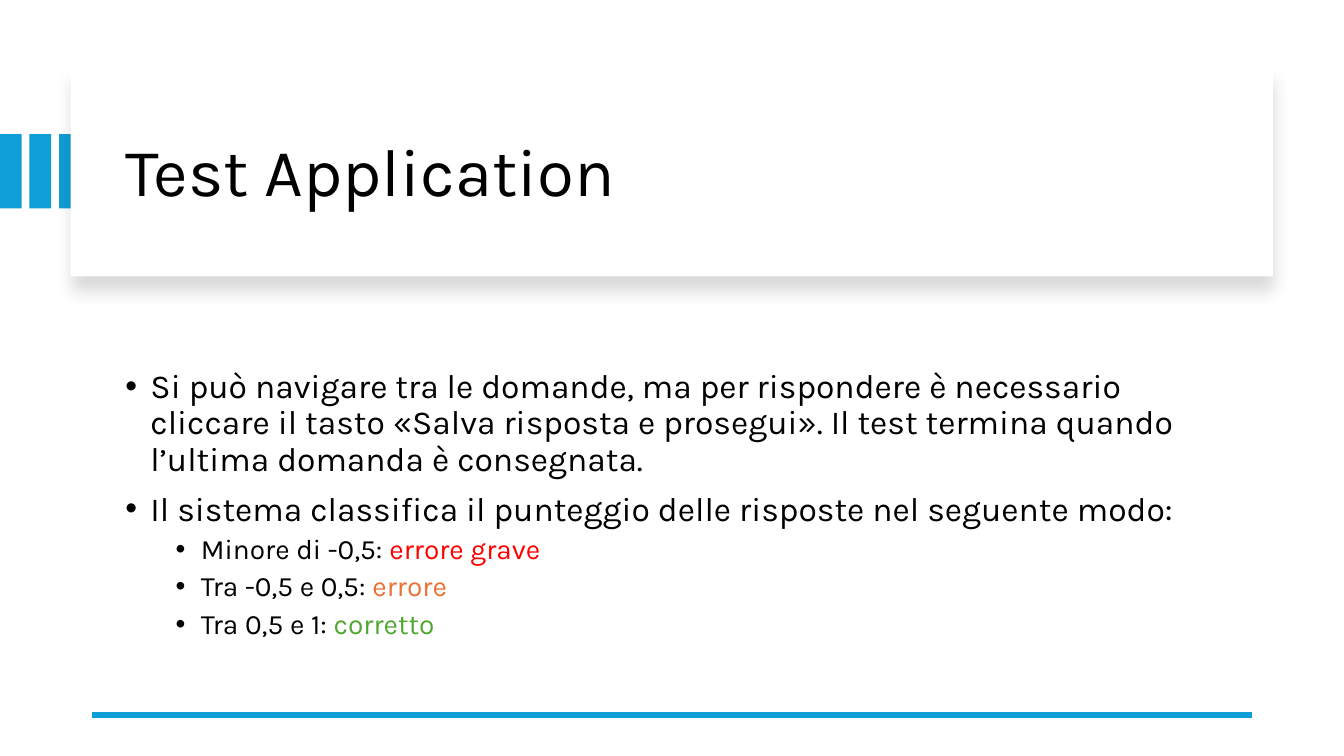
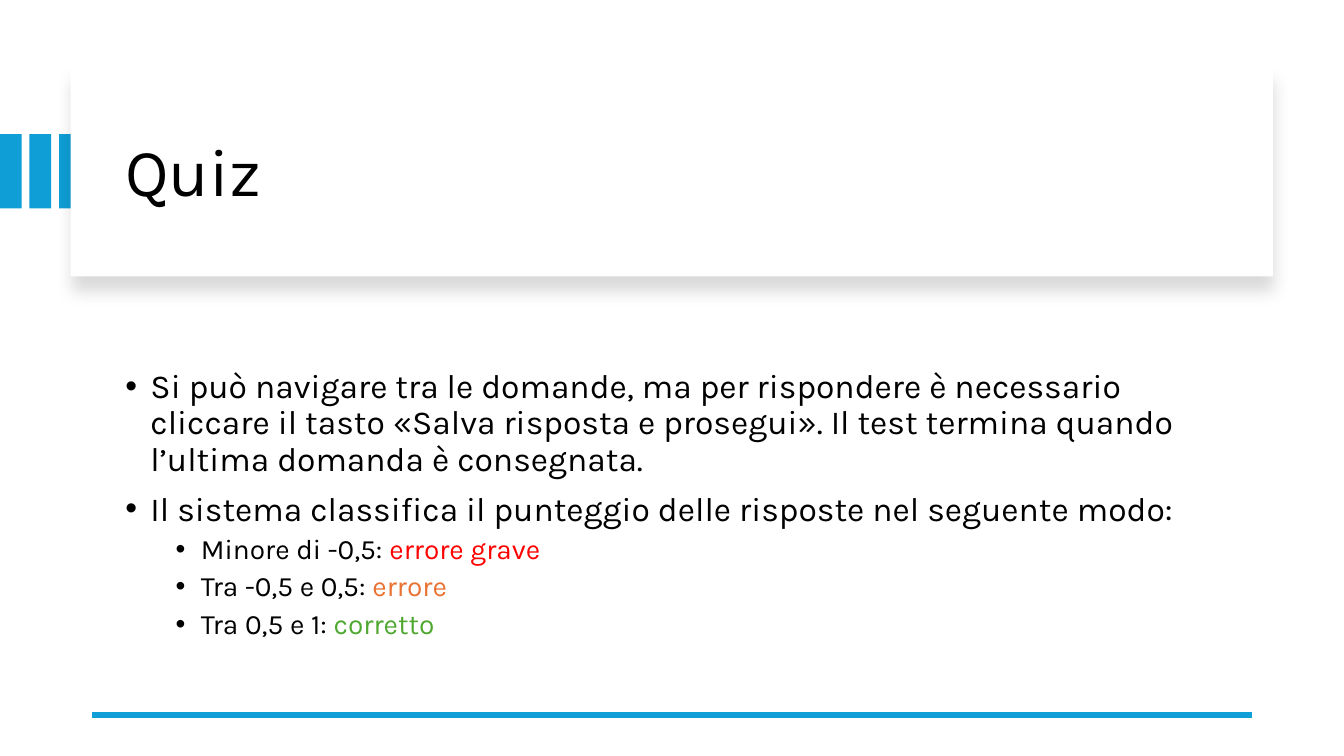
Before and after one commit to FarinaChristian/appDinamiche, a slide deck: slide 7 of slide.pptx (slide 8 before the commit). Drawn at 1344x756 pixels with LibreOffice and Linux fonts; fonts in the diff are those of the drawing. Boxes give left, top, right and bottom in pixels: in the first picture for what was removed or moved away, otherwise in the second. Text is boxed around its words. In the diff, an @@ line names an element or a change of style, - is before the commit and + after.

```diff
--- a/slide.pptx
+++ b/slide.pptx
@@ title at (125, 149, 261, 208): text changed @@
-Test Application
+Quiz
```
Also in this commit, not shown: 4 other slides changed, 1 slide removed.
